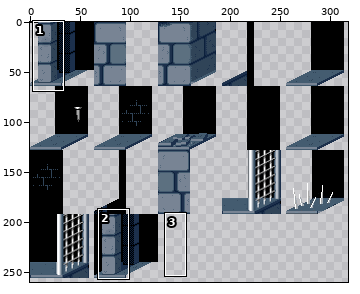
A sprite sheet gets an edit: 2DGame/02-Bubble/02-Bubble/images/Tiles-mapa.png. The picture above shows the old version from afar; the outline marks the close-up.
Close-up. Before the commit:
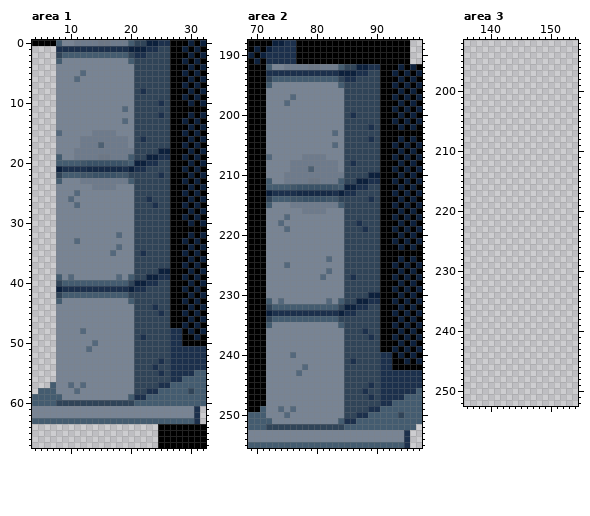
The file is 320x320 pixels. Pixels under 10% opacity are left out. Colours within 5 levels of each other are drawn and written as one. Shown: area 1: x 4..32, y 0..67; area 2: x 69..97, y 188..255; area 3: x 136..154, y 192..252. The wide view leaves out empty margins.
The result:
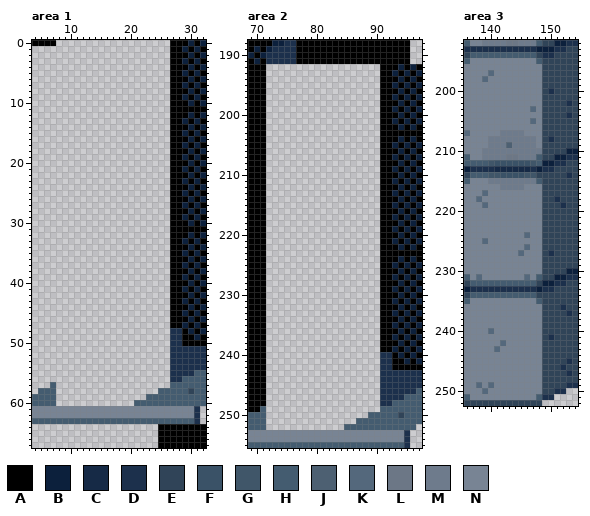
Palette (. is transparent): A #000000  B #0c203c  C #162a46  D #1c304c  E #304458  F #3a5267  G #405669  H #445c70  J #4d6072  K #54687c  L #6c7786  M #6e7b8c  N #788494
From old to new:
Changed rows in their new state; - is an unchanged pixel.
Area 1:
first column x 8:
 0 ...................
 1 ...................
 2 ...................
 3 ...................
 4 ...................
 5 ...................
 6 ...................
 7 ...................
 8 ...................
 9 ...................
10 ...................
11 ...................
12 ...................
13 ...................
14 ...................
15 ...................
16 ...................
17 ...................
18 ...................
19 ...................
20 ...................
21 ...................
22 ...................
23 ...................
24 ...................
25 ...................
26 ...................
27 ...................
28 ...................
29 ...................
30 ...................
31 ...................
32 ...................
33 ...................
34 ...................
35 ...................
36 ...................
37 ...................
38 ...................
39 ...................
40 ...................
41 ...................
42 ...................
43 ...................
44 ...................
45 ...................
46 ...................
47 ...................
48 ...................
49 ...................
50 ...................
51 ...................
52 ...................
53 ...................
54 ...................
55 ...................
56 ...................
57 ...................
58 .................--
59 ...............----
60 .............------
Area 2:
first column x 72:
192 ...................
193 ...................
194 ...................
195 ...................
196 ...................
197 ...................
198 ...................
199 ...................
200 ...................
201 ...................
202 ...................
203 ...................
204 ...................
205 ...................
206 ...................
207 ...................
208 ...................
209 ...................
210 ...................
211 ...................
212 ...................
213 ...................
214 ...................
215 ...................
216 ...................
217 ...................
218 ...................
219 ...................
220 ...................
221 ...................
222 ...................
223 ...................
224 ...................
225 ...................
226 ...................
227 ...................
228 ...................
229 ...................
230 ...................
231 ...................
232 ...................
233 ...................
234 ...................
235 ...................
236 ...................
237 ...................
238 ...................
239 ...................
240 ...................
241 ...................
242 ...................
243 ...................
244 ...................
245 ...................
246 ...................
247 ...................
248 ...................
249 ...................
250 .................--
251 ...............----
252 .............------
Area 3:
first column x 136:
192 HNNMMMMLLMMMHEEBBDD
193 DDDDDDDDDDDDBBBDDEE
194 EHHHHHHHHHHHEDDEEEE
195 HNNNNNNNNNNNHEEEEEE
196 NNNNNNNNNNNNNEEEEEE
197 NNNNKNNNNNNNNEEEEEE
198 NNNKNNNNNNNNNEEEEEE
199 NNNNNNNNNNNNNEEEEEE
200 NNNNNNNNNNNNNEDEEEE
201 NNNNNNNNNNNNNEEEEEE
202 NNNNNNNNNNNNNEEEEDE
203 NNNNNNNNNNNKNEEEEEE
204 NNNNNNNNNNNNNEEEEDE
205 NNNNNNNNNNNKNEEEEEE
206 NNNNNNNNNNNNNEEEEEE
207 KNNNNNMMMMNNNEEEEEE
208 NNNNMMMMMMMMNEDEEEE
209 NNNNMMMJMMMMNEEEEEE
210 NNNMMMMMMMMMMEEEEBB
211 HNNMMMMLLMMMHEEBBDD
212 HHHHGFFFFFFGHBBDDEE
213 BDDDDCCCCCCDBDDEEEE
214 EHHHGGFFFFGGEEEEEDE
215 HNNNMMMMMMMMHEEEEEE
216 NNNNNNMMMMNNNEEEEEE
217 NNNKNNNNNNNNNEEEEEE
218 NNKNNNNNNNNNNEEDEEE
219 NNNKNNNNNNNNNEEEDEE
220 NNNNNNNNNNNNNEEEEEE
221 NNNNNNNNNNNNNEEEEEE
222 NNNNNNNNNNNNNEEEEEE
223 NNNNNNNNNNNNNEEEEEE
224 NNNNNNNNNNKNNEEEEEE
225 NNNKNNNNNNNNNEEEEEE
226 NNNNNNNNNNKNNEEEEEE
227 NNNNNNNNNKNNNEDEEEE
228 NNNNNNNNNNNNNEEEEEE
229 NNNNNNNNNNNNNEEEEEE
230 NNNNNNNNNNNNNEEEEBB
231 HNKNNNNNNNKNHEEBBDD
232 EHHHHHHHHHHHEBBDDEE
233 BDDDDDDDDDDDBDDEEEE
234 EHHHHHHHHHHHEEEEEEE
235 HNNNNNNNNNNNHEEEEEE
236 NNNNNNNNNNNNNEEEDEE
237 NNNNNNNNNNNNNEEEEDE
238 NNNNNNNNNNNNNEEEEEE
239 NNNNNNNNNNNNNEEEEEE
240 NNNNKNNNNNNNNEEEEEE
241 NNNNNNNNNNNNNEDEEEE
242 NNNNNNKNNNNNNEEEEEE
243 NNNNNKNNNNNNNEEEEEE
244 NNNNNNNNNNNNNEEEEEE
245 NNNNNNNNNNNNNEEEEDE
246 NNNNNNNNNNNNNEEEDEE
247 NNNNNNNNNNNNNEEEEDE
248 NNNNNNNNNNNNNEEEEEE
249 NNKNKNNNNNNNNEEEEDD
250 NNNKNNNNNNNNNEEDD--
251 HNNNNNNNNNNNHDD----
252 EEEEEEEEEEEEE------
Where, in picture pixels (left, top, right, bottom), the same in both close-ups:
erased: (56, 40, 170, 406)
erased: (266, 64, 380, 430)
added: (464, 40, 578, 406)
